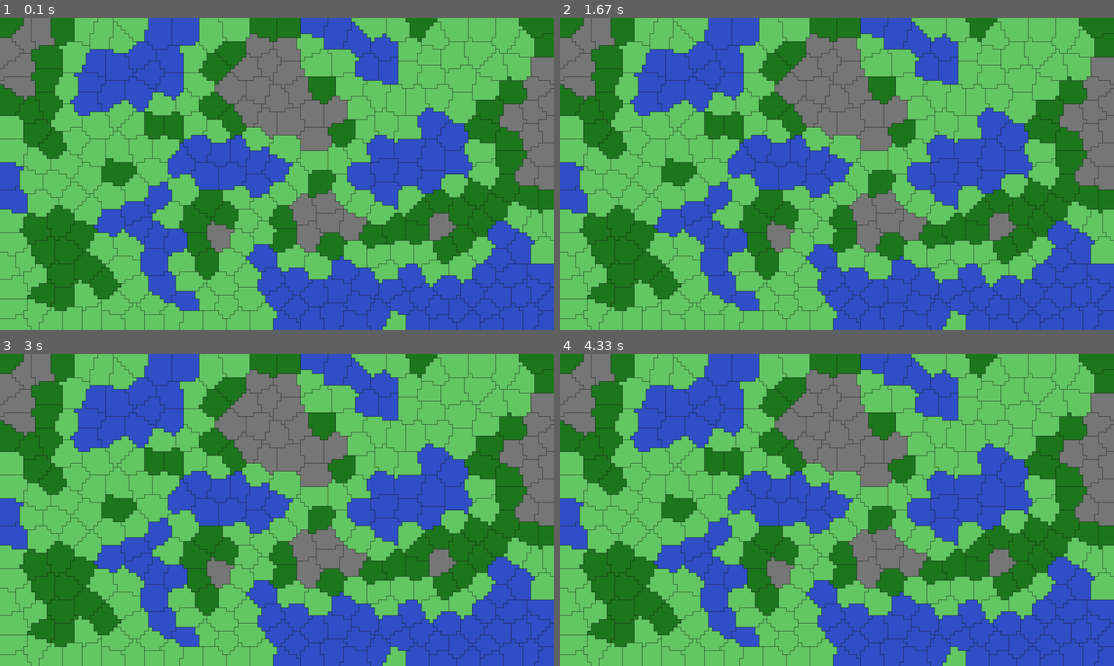
Above: before the commit, frames 1-4 (two rows, left to right).
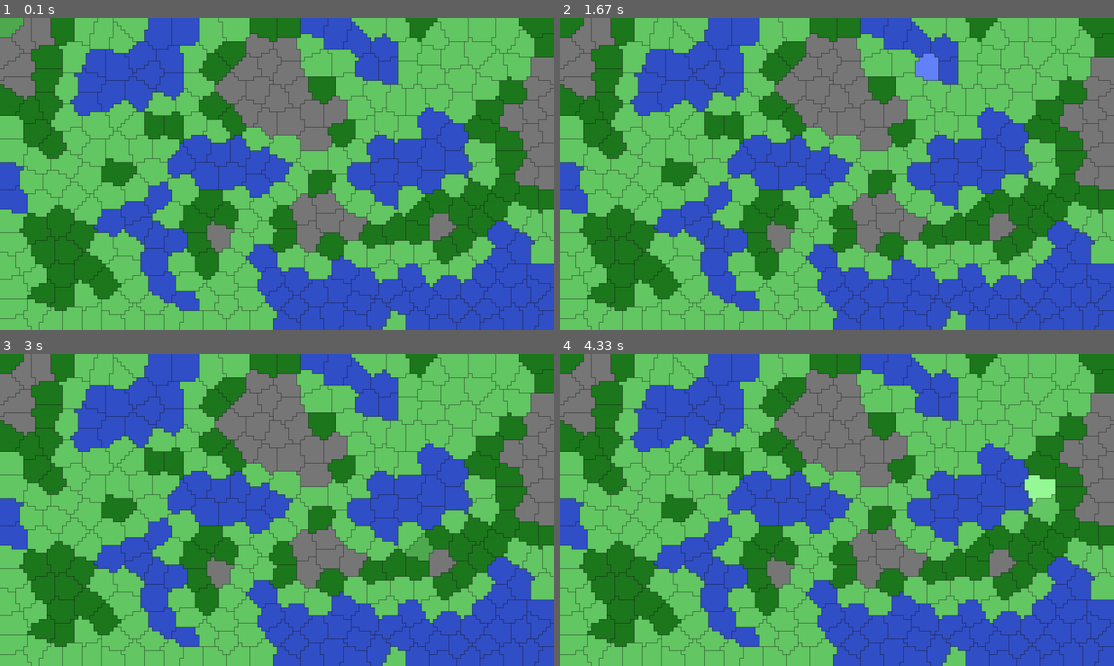
Above: after the commit, the same moments.

Repository: capdevillex/proj_info
Game: pygame game, started from test_grille_filling.py
The game is run twice, just before and just after one commit, with the same random seed, the same clock (stepped at 60 frames per second) and the same inputs.
Inputs (mouse positions are in pixels of both pictures, inside the frame that each line leads up to):
- Up to frame 1 (0.1 s): no input
- Up to frame 2 (1.67 s): move the mouse to (814, 186) at 0.37 s; move the mouse to (704, 177) at 0.87 s; move the mouse to (920, 64) at 1.37 s
- Up to frame 3 (3 s): move the mouse to (288, 403) at 1.87 s; move the mouse to (282, 544) at 2.43 s; move the mouse to (421, 559) at 2.93 s
- Up to frame 4 (4.33 s): move the mouse to (981, 481) at 3.43 s; move the mouse to (1041, 485) at 3.93 s

The runs differ from the first frame. In frame 1, 0.2% of the frame differs, in the area x 0-5%, y 0-7%; in frame 2, 0.3%; in frame 3, 0.3%; in frame 4, 0.4%, in the area x 83-90%, y 38-48%.

Commit message:
Fix hovered tile retrieval in main function

Diff:
--- a/test_grille_filling.py
+++ b/test_grille_filling.py
@@ -142,7 +142,8 @@
         hovered_tile = None
         if 0 <= grid_x < game_map.width and 0 <= grid_y < game_map.height:
             # On récupère la province (Tile) à cette position via la grille interne
-            hovered_tile = game_map.grid[grid_y][grid_x]
+            tile_id = game_map.grid[grid_y][grid_x]
+            hovered_tile = game_map.tiles.get(tile_id)
 
         for event in pygame.event.get():
             if event.type == pygame.QUIT:
